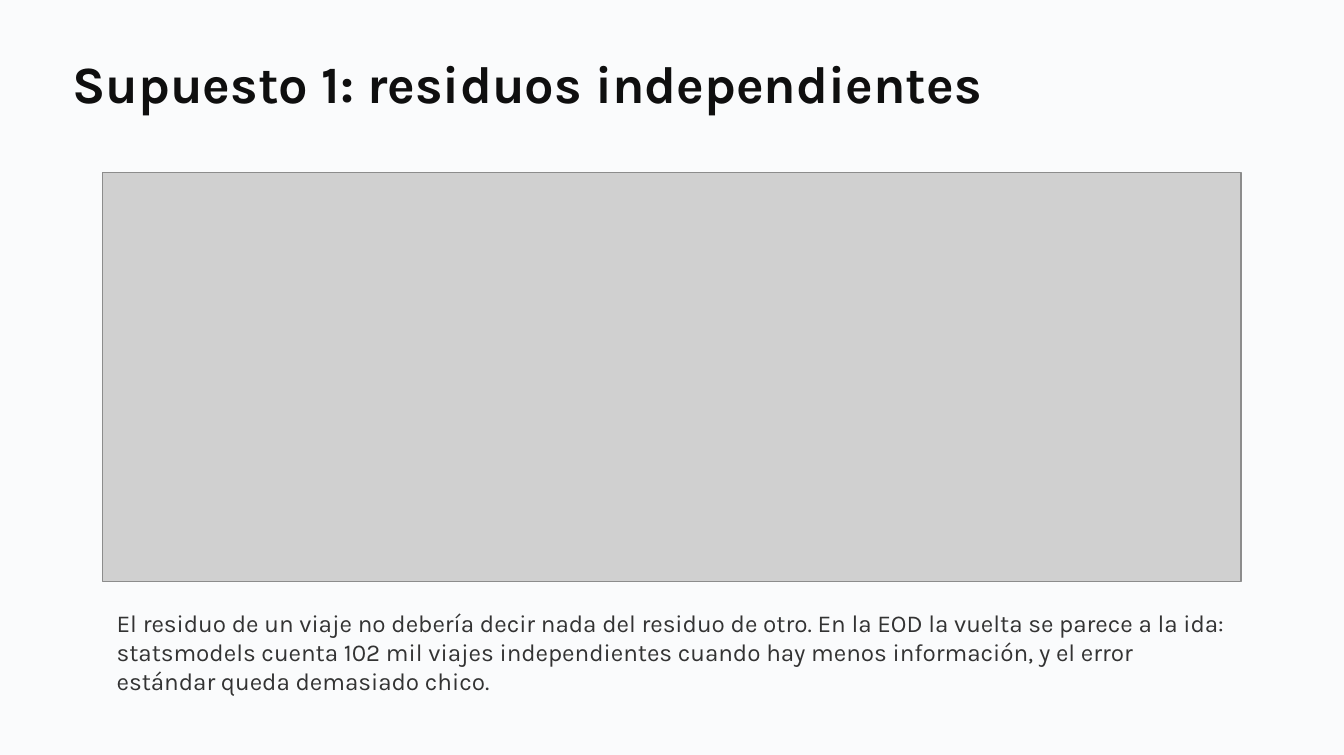
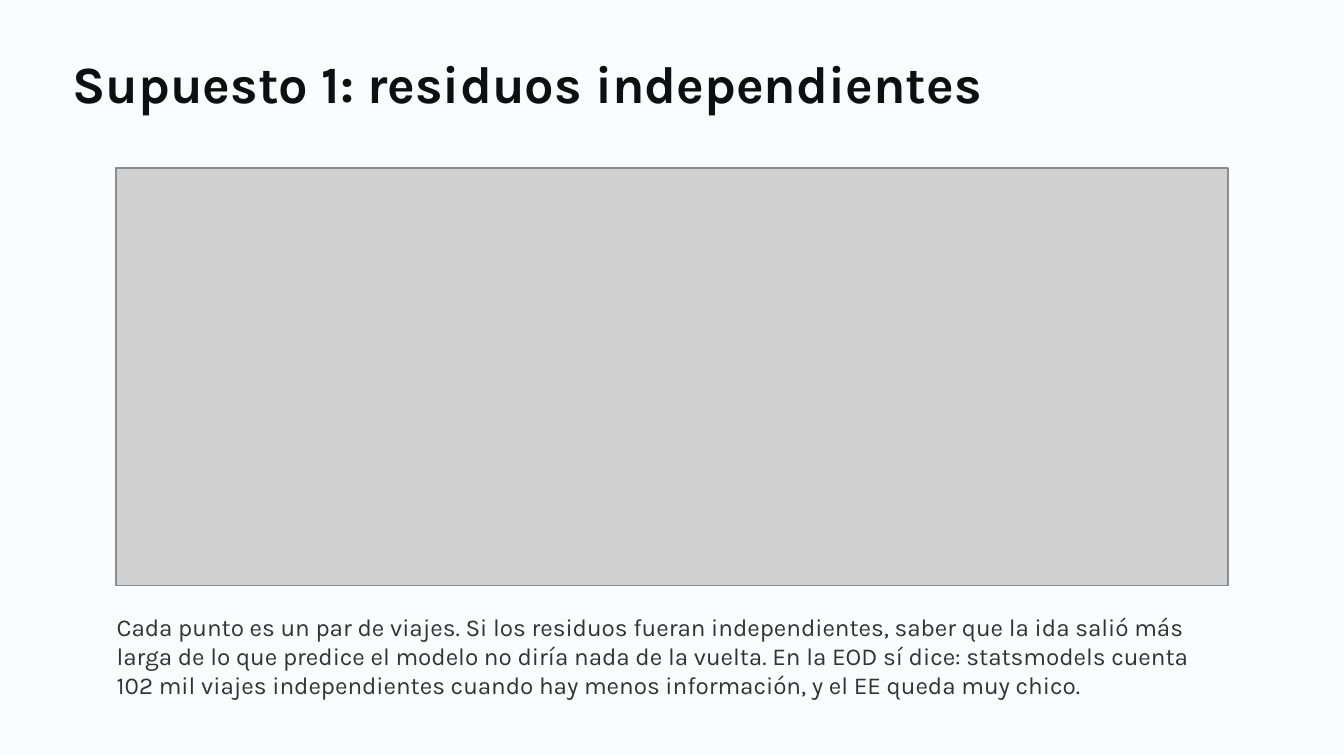
Before and after one commit to daniopitz/diplomado-cdd, a slide deck: slide 42 of presentaciones/clase05_probabilidad_inferencia.pptx. Drawn at 1344x755 pixels with LibreOffice and Linux fonts; fonts in the diff are those of the drawing; grey boxes stand for pictures. Boxes give left, top, right and bottom in pixels: in the first picture for what was removed or moved away, otherwise in the second. Text is boxed around its words. In the diff, an @@ line names an element or a change of style, - is before the commit and + after.

```diff
--- a/presentaciones/clase05_probabilidad_inferencia.pptx
+++ b/presentaciones/clase05_probabilidad_inferencia.pptx
@@ picture: place and size @@
-picture at (102, 172, 1241, 582)
+picture at (116, 168, 1227, 586)
@@ text at (117, 617, 1188, 700): text changed @@
-El residuo de un viaje no debería decir nada del residuo de otro. En la EOD la vuelta se parece a la ida: statsmodels cuenta 102 mil viajes independientes cuando hay menos información, y el error estándar queda demasiado chico.
+Cada punto es un par de viajes. Si los residuos fueran independientes, saber que la ida salió más larga de lo que predice el modelo no diría nada de la vuelta. En la EOD sí dice: statsmodels cuenta 102 mil viajes independientes cuando hay menos información, y el EE queda muy chico.
```
Also in this commit, not shown: 1 other slide changed, 3 other files.
